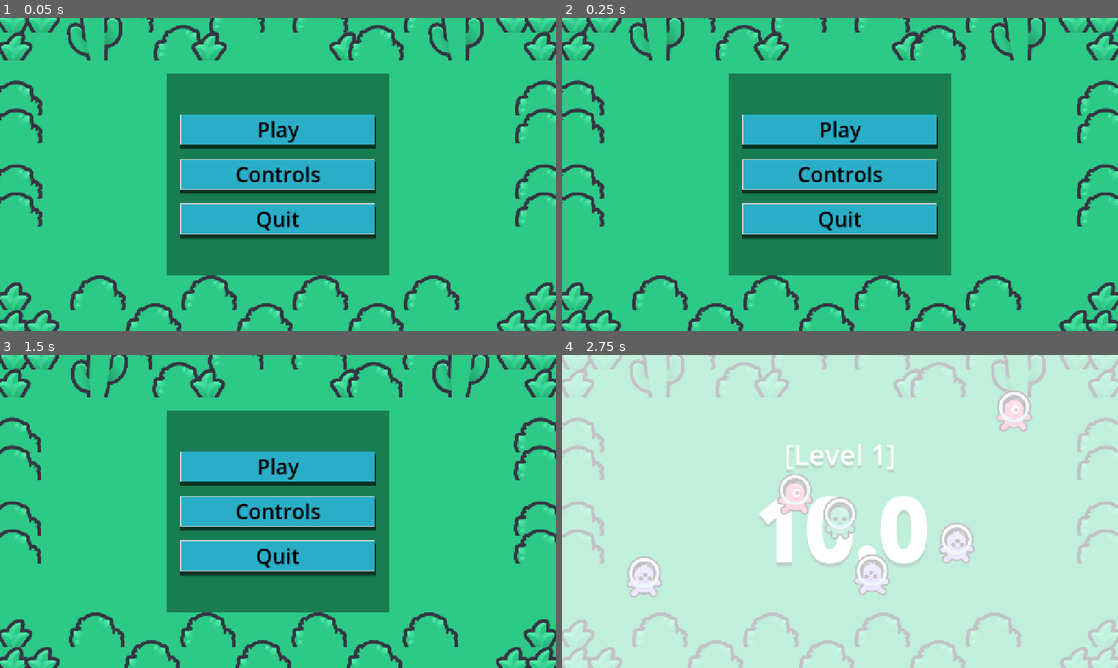
Above: before the commit, frames 1-4 (two rows, left to right).
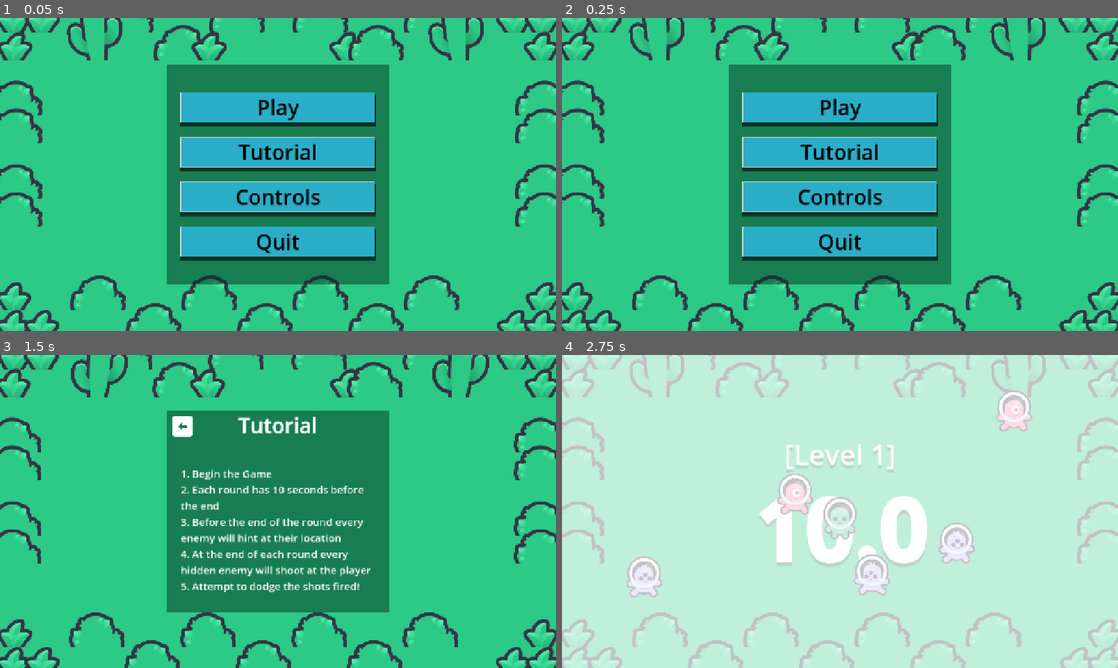
Above: after the commit, the same moments.

Repository: Sepehr-Boz/brackeys-game-jam-2026.2
Game: Godot game, scene res://scenes/start.tscn
Two runs of this game, one before a commit and one after it. Both use one fixed random seed, a clock stepped at 60 frames per second and the inputs below. Sound files missing from this copy of the repository are replaced by a short silence.
Inputs (mouse positions are in pixels of both pictures, inside the frame that each line leads up to):
- Up to frame 1 (0.05 s): no input
- Up to frame 2 (0.25 s): no input
- Up to frame 3 (1.5 s): click (278, 489) at 0.5 s, where only the run after the commit has a clickable "Tutorial"; click (183, 426) at 1.27 s
- Up to frame 4 (2.75 s): click "Play" at 2 s

The runs differ from the first frame. In frame 1, 16% of the frame differs, in the area x 30-70%, y 14-86%; in frame 2, 16%; in frame 3, 13%; in frame 4, nothing differs.

Commit message:
feat: add tutorial panel to explain how to play the game.

Diff:
--- a/scenes/start.tscn
+++ b/scenes/start.tscn
@@ -11,6 +11,7 @@
 [ext_resource type="Texture2D" uid="uid://drsope2ucb13y" path="res://textures/keyboard_arrows.png" id="9_gsp51"]
 [ext_resource type="Texture2D" uid="uid://dyua7waun7ng2" path="res://textures/keyboard_shift.png" id="10_r8uic"]
 [ext_resource type="Texture2D" uid="uid://dda6bno0jg0ok" path="res://textures/keyboard_escape.png" id="11_x1pfr"]
+[ext_resource type="Script" uid="uid://cw6lah078b5po" path="res://scripts/tutorial_panel.gd" id="12_1nvso"]
 
 [sub_resource type="Shader" id="Shader_gee14"]
 code = "// original wind shader from https://github.com/Maujoe/godot-simple-wind-shader-2d/tree/master/assets/maujoe.simple_wind_shader_2d
@@ -179,6 +180,9 @@
 [sub_resource type="LabelSettings" id="LabelSettings_lwqr5"]
 font_size = 32
 
+[sub_resource type="LabelSettings" id="LabelSettings_hiqac"]
+font_size = 24
+
 [node name="Node2D" type="Node2D" unique_id=125838974]
 
 [node name="Camera2D" type="Camera2D" parent="." unique_id=1798045738]
@@ -198,9 +202,10 @@
 tile_map_data = PackedByteArray("AAATAAkAAgAAAAAAAAATAAAAAgAAAAAAAAATAP//AgAAAAAAAAASAP//AgAAAAAAAAABAP//AgAAAAAAAAAAAP …(512 unchanged characters)…
 tile_set = SubResource("TileSet_tn317")
 
-[node name="Start Menu" type="CanvasLayer" parent="." unique_id=689959751 node_paths=PackedStringArray("_controls_panel")]
+[node name="Start Menu" type="CanvasLayer" parent="." unique_id=689959751 node_paths=PackedStringArray("_controls_panel", "_tutorial_panel")]
 script = ExtResource("1_kdmts")
 _controls_panel = NodePath("../Controls Panel")
+_tutorial_panel = NodePath("../Tutorial Panel")
 
 [node name="MarginContainer" type="MarginContainer" parent="Start Menu" unique_id=1105097645]
 anchors_preset = 15
@@ -235,6 +240,13 @@
 theme_override_font_sizes/font_size = 48
 theme_override_styles/normal = SubResource("StyleBoxFlat_kdmts")
 text = "Play"
+
+[node name="Tutorial Button" type="Button" parent="Start Menu/MarginContainer/MarginContainer/VBoxContainer" unique_id=444642824]
+layout_mode = 2
+theme_override_colors/font_color = Color(0, 0, 0, 1)
+theme_override_font_sizes/font_size = 48
+theme_override_styles/normal = SubResource("StyleBoxFlat_kdmts")
+text = "Tutorial"
 
 [node name="Controls Button" type="Button" parent="Start Menu/MarginContainer/MarginContainer/VBoxContainer" unique_id=1358671170]
 layout_mode = 2
@@ -337,7 +349,69 @@
 [node name="AudioStreamPlayer" type="AudioStreamPlayer" parent="Controls Panel" unique_id=670680770]
 stream = ExtResource("6_y16t7")
 
+[node name="Tutorial Panel" type="CanvasLayer" parent="." unique_id=1601257987 node_paths=PackedStringArray("_start_menu")]
+visible = false
+script = ExtResource("12_1nvso")
+_start_menu = NodePath("../Start Menu")
+
+[node name="MarginContainer" type="MarginContainer" parent="Tutorial Panel" unique_id=2042120385]
+anchors_preset = 15
+anchor_right = 1.0
+anchor_bottom = 1.0
+grow_horizontal = 2
+grow_vertical = 2
+size_flags_horizontal = 3
+size_flags_vertical = 3
+theme_override_constants/margin_left = 384
+theme_override_constants/margin_top = 128
+theme_override_constants/margin_right = 384
+theme_override_constants/margin_bottom = 128
+
+[node name="ColorRect" type="ColorRect" parent="Tutorial Panel/MarginContainer" unique_id=2051690005]
+layout_mode = 2
+mouse_filter = 2
+color = Color(0.023529412, 0.19215687, 0.11764706, 0.5019608)
+
+[node name="Return Button" type="Button" parent="Tutorial Panel/MarginContainer" unique_id=299823367]
+layout_mode = 2
+size_flags_horizontal = 0
+size_flags_vertical = 0
+icon = ExtResource("7_pgjjs")
+flat = true
+
+[node name="Label" type="Label" parent="Tutorial Panel/MarginContainer" unique_id=1773937534]
+layout_mode = 2
+size_flags_horizontal = 4
+size_flags_vertical = 0
+text = "Tutorial"
+label_settings = SubResource("LabelSettings_2b3j6")
+horizontal_alignment = 1
+
+[node name="MarginContainer" type="MarginContainer" parent="Tutorial Panel/MarginContainer" unique_id=1089642694]
+layout_mode = 2
+mouse_filter = 2
+theme_override_constants/margin_left = 32
+theme_override_constants/margin_top = 128
+theme_override_constants/margin_right = 32
+theme_override_constants/margin_bottom = 0
+
+[node name="RichTextLabel" type="Label" parent="Tutorial Panel/MarginContainer/MarginContainer" unique_id=656423239]
+layout_mode = 2
+size_flags_vertical = 1
+text = "1. Begin the Game
+2. Each round has 10 seconds before the end
+3. Before the end of the round every enemy will hint at their location
+4. At the end of each round every hidden enemy will shoot at the player
+5. Attempt to dodge the shots fired!"
+label_settings = SubResource("LabelSettings_hiqac")
+autowrap_mode = 2
+
+[node name="AudioStreamPlayer" type="AudioStreamPlayer" parent="Tutorial Panel" unique_id=2006553709]
+stream = ExtResource("6_y16t7")
+
 [connection signal="pressed" from="Start Menu/MarginContainer/MarginContainer/VBoxContainer/Play Button" to="Start Menu" method="_on_play_button_pressed"]
+[connection signal="pressed" from="Start Menu/MarginContainer/MarginContainer/VBoxContainer/Tutorial Button" to="Start Menu" method="_on_tutorial_button_pressed"]
 [connection signal="pressed" from="Start Menu/MarginContainer/MarginContainer/VBoxContainer/Controls Button" to="Start Menu" method="_on_controls_button_pressed"]
 [connection signal="pressed" from="Start Menu/MarginContainer/MarginContainer/VBoxContainer/Quit Button" to="Start Menu" method="_on_quit_button_pressed"]
 [connection signal="pressed" from="Controls Panel/MarginContainer/Return Button" to="Controls Panel" method="_on_return_button_pressed"]
+[connection signal="pressed" from="Tutorial Panel/MarginContainer/Return Button" to="Tutorial Panel" method="_on_return_button_pressed"]
--- a/scripts/start_menu.gd
+++ b/scripts/start_menu.gd
@@ -2,6 +2,7 @@
 extends CanvasLayer
 
 @export var _controls_panel: CanvasLayer
+@export var _tutorial_panel: CanvasLayer
 var _game_scene: PackedScene = load("res://scenes/game.tscn")
 @onready var _click_audio: AudioStreamPlayer = $AudioStreamPlayer
 
@@ -9,6 +10,12 @@
 	_click_audio.play()
 	await _click_audio.finished
 	get_tree().change_scene_to_packed(_game_scene)
+
+func _on_tutorial_button_pressed() -> void:
+	_click_audio.play()
+	await _click_audio.finished
+	_tutorial_panel.visible = true
+	visible = false
 
 func _on_controls_button_pressed() -> void:
 	_click_audio.play()
--- /dev/null
+++ b/scripts/tutorial_panel.gd
@@ -0,0 +1,10 @@
+extends CanvasLayer
+
+@export var _start_menu: CanvasLayer
+@onready var _click_audio: AudioStreamPlayer = $AudioStreamPlayer
+
+func _on_return_button_pressed() -> void:
+	_click_audio.play()
+	await _click_audio.finished
+	_start_menu.visible = true
+	visible = false
Not shown, added: scripts/tutorial_panel.gd.uid
